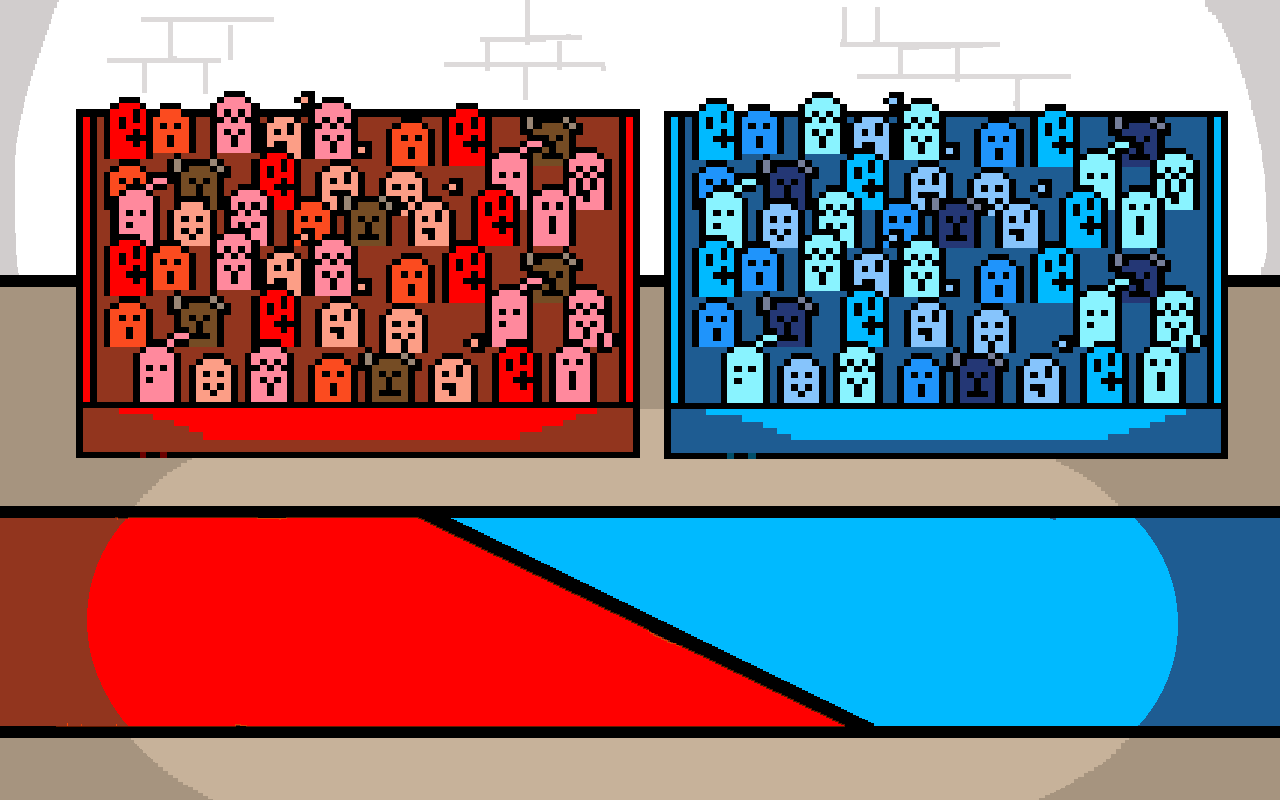
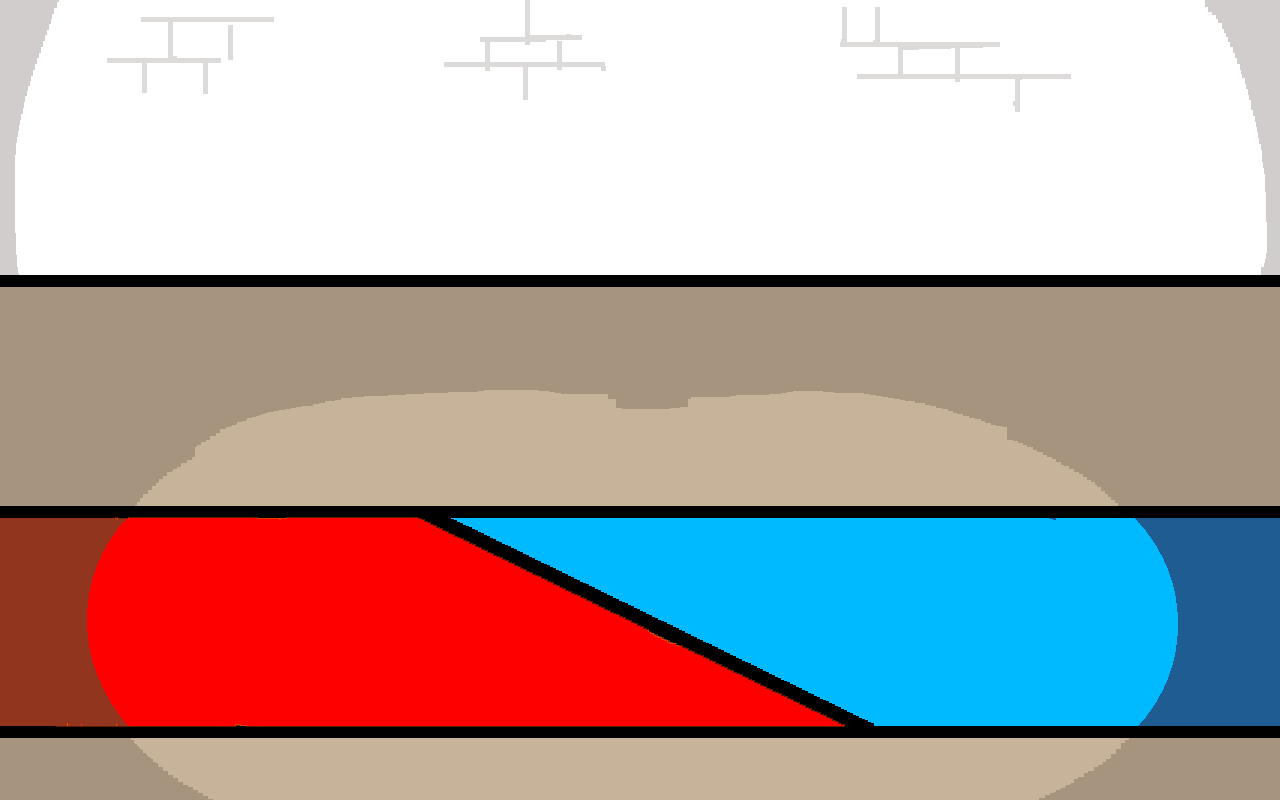
Layered file, before and after one edit (1280px x 800px). Changes by layer:
hid "Layer 3" over [76, 91, 640, 458]
hid "Layer 2" over [664, 92, 1228, 459]
